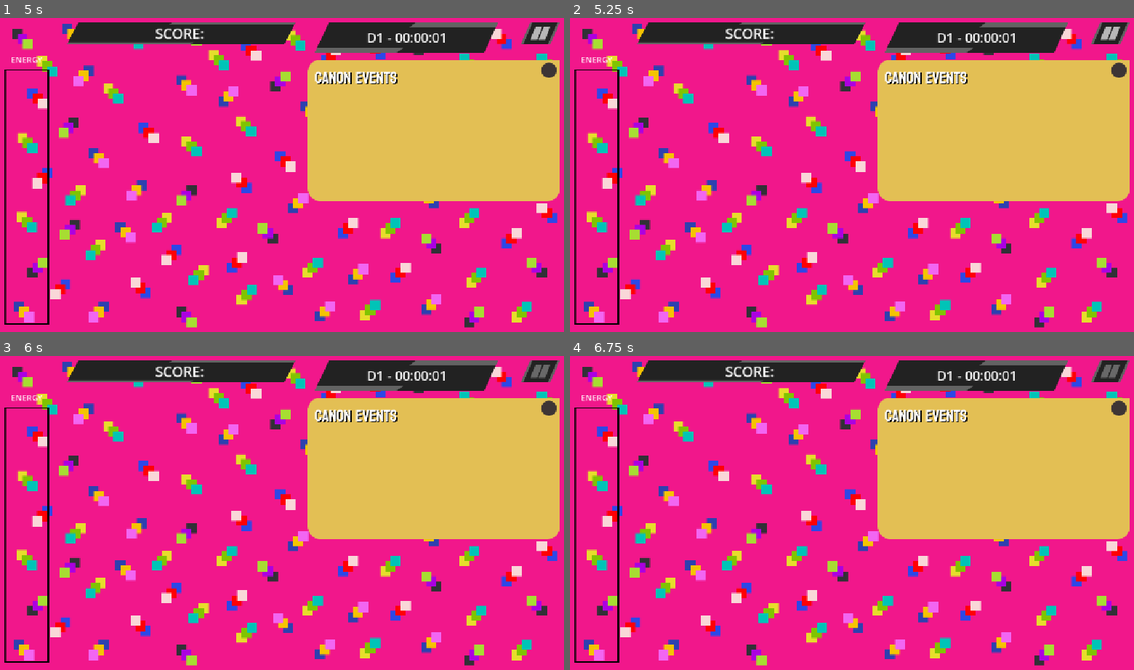
Above: before the commit, frames 1-4 (two rows, left to right).
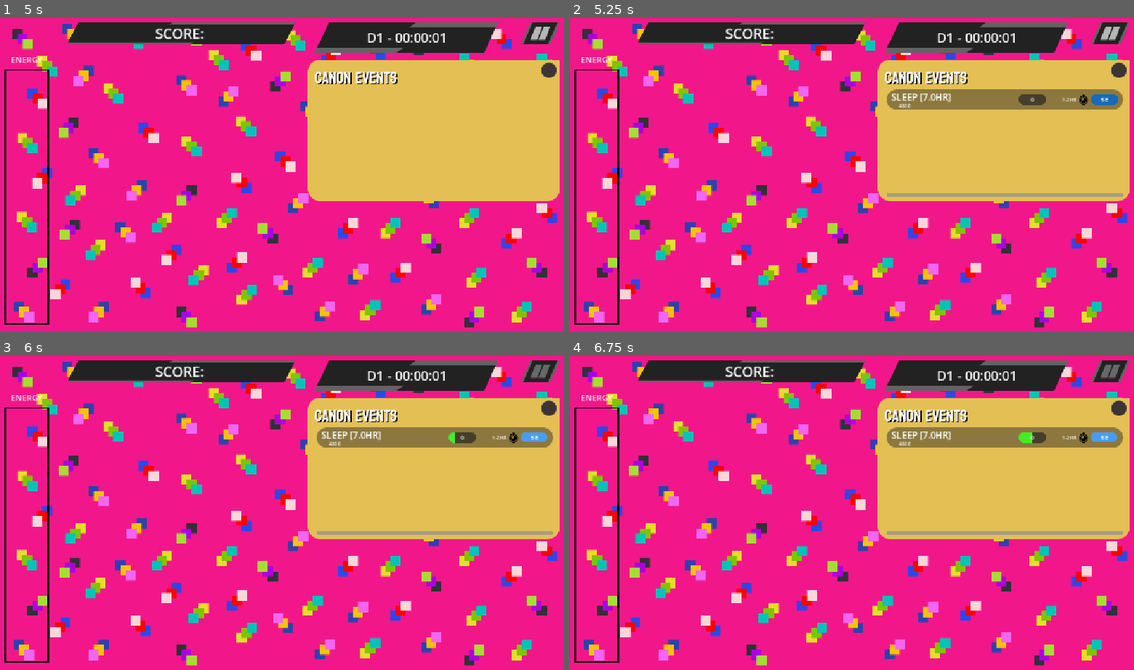
Above: after the commit, the same moments.

Repository: shi-reker/ScrollMaxxer
Game: Godot game, scene res://Scenes/main.tscn
Same seed, same stepped clock (60 frames per second), same inputs: the game is played once before the commit and once after it.
Inputs (mouse positions are in pixels of both pictures, inside the frame that each line leads up to):
- Up to frame 1 (5 s): tap Enter at 0.5, 2.75, 4.25 s; click (541, 33) at 1.25 s; tap Space at 2, 3.5 s
- Up to frame 2 (5.25 s): tap Space at 5 s
- Up to frame 3 (6 s): click (535, 437) at 5.75 s, where only the run after the commit has a clickable "5e"
- Up to frame 4 (6.75 s): click (1105, 437) at 6.5 s, where only the run after the commit has a clickable "5e"

Frame 1 is identical in both runs. In frame 2, 3.2% of the frame differs, in the area x 56-99%, y 22-57%; in frame 3, 3.2%; in frame 4, 3.2%.

Commit message:
working tasks

Diff:
--- a/Scenes/main.tscn
+++ b/Scenes/main.tscn
@@ -7,6 +7,7 @@
 [ext_resource type="Texture2D" uid="uid://dmis4cubkd2gt" path="res://assets/UI/buttons/pause button pressed.png" id="4_6bp64"]
 [ext_resource type="Texture2D" uid="uid://b3p4uvsewasng" path="res://assets/UI/buttons/pause button hover.png" id="5_344ge"]
 [ext_resource type="Texture2D" uid="uid://bdvm0fgepwchw" path="res://assets/UI/energy bar.png" id="7_344ge"]
+[ext_resource type="Script" uid="uid://bw55cdb4lj6vm" path="res://scripts/tasks/task_spawner.gd" id="8_hptm8"]
 [ext_resource type="Texture2D" uid="uid://b634dd6vetnnr" path="res://assets/UI/score display.png" id="8_ynf5e"]
 
 [sub_resource type="SystemFont" id="SystemFont_c53bp"]
@@ -108,7 +109,7 @@
 texture_pressed = ExtResource("4_6bp64")
 texture_hover = ExtResource("5_344ge")
 
-[node name="ToDoList" type="TextureRect" parent="BG layer/UI layer" unique_id=678806263]
+[node name="ToDoList" type="TextureRect" parent="BG layer/UI layer" unique_id=678806263 node_paths=PackedStringArray("container")]
 anchors_preset = -1
 anchor_left = 0.976
 anchor_top = 0.13
@@ -118,6 +119,22 @@
 offset_bottom = 280.0
 grow_horizontal = 0
 texture = ExtResource("3_kry3j")
+script = ExtResource("8_hptm8")
+container = NodePath("ScrollContainer/VBoxContainer")
+
+[node name="ScrollContainer" type="ScrollContainer" parent="BG layer/UI layer/ToDoList" unique_id=1336885851]
+layout_mode = 1
+anchors_preset = -1
+anchor_left = 0.035
+anchor_top = 0.21
+anchor_right = 0.97
+anchor_bottom = 0.97
+grow_horizontal = 2
+grow_vertical = 2
+
+[node name="VBoxContainer" type="VBoxContainer" parent="BG layer/UI layer/ToDoList/ScrollContainer" unique_id=1745222188]
+layout_mode = 2
+theme_override_constants/separation = 5
 
 [node name="MemeContainer" type="VBoxContainer" parent="BG layer/UI layer" unique_id=589829460]
 anchors_preset = 8
--- /dev/null
+++ b/Scenes/tasks.tscn
@@ -0,0 +1,155 @@
+[gd_scene format=3 uid="uid://dye4iwcxnewmg"]
+
+[ext_resource type="Texture2D" uid="uid://d35aownxap6uv" path="res://assets/UI/tasks bg.png" id="1_et2hn"]
+[ext_resource type="Texture2D" uid="uid://bfnp2fwfpvbk" path="res://assets/UI/task progress bar.png" id="2_qcn5x"]
+[ext_resource type="Texture2D" uid="uid://bguqar30gvcl" path="res://assets/UI/buttons/progress button idle.png" id="2_qmqpt"]
+[ext_resource type="Script" uid="uid://bgte6vaxsgn1i" path="res://scripts/tasks/tasks.gd" id="2_x5snx"]
+[ext_resource type="Texture2D" uid="uid://dvh7vx217cqvk" path="res://assets/UI/buttons/progress button pressed.png" id="3_tnxfn"]
+[ext_resource type="Texture2D" uid="uid://c0treun1h0rdd" path="res://assets/UI/task progress bar 2.png" id="3_x5snx"]
+[ext_resource type="Texture2D" uid="uid://c73et24m04wcl" path="res://assets/UI/watch icon.png" id="4_0eaug"]
+[ext_resource type="Texture2D" uid="uid://ck7dlm106hasw" path="res://assets/UI/buttons/progress button hover.png" id="4_qcn5x"]
+
+[sub_resource type="LabelSettings" id="LabelSettings_pkeh2"]
+line_spacing = 0.0
+font_size = 18
+
+[sub_resource type="SystemFont" id="SystemFont_c53bp"]
+subpixel_positioning = 0
+
+[sub_resource type="LabelSettings" id="LabelSettings_53qbn"]
+font = SubResource("SystemFont_c53bp")
+font_size = 9
+
+[sub_resource type="LabelSettings" id="LabelSettings_vrt4m"]
+font_size = 12
+
+[sub_resource type="LabelSettings" id="LabelSettings_y8knx"]
+font_size = 10
+
+[sub_resource type="LabelSettings" id="LabelSettings_h6juf"]
+font_size = 12
+
+[node name="Task" type="TextureRect" unique_id=500604406 node_paths=PackedStringArray("taskTitle", "taskDue", "taskPBar", "taskPNum", "taskPDur", "taskPCost")]
+offset_right = 468.0
+offset_bottom = 30.0
+texture = ExtResource("1_et2hn")
+script = ExtResource("2_x5snx")
+taskTitle = NodePath("HBoxContainer/titles/TaskTitle")
+taskDue = NodePath("HBoxContainer/titles/TaskSubtitle")
+taskPBar = NodePath("HBoxContainer/HBoxContainer/ProgressBar")
+taskPNum = NodePath("HBoxContainer/HBoxContainer/ProgressBar/Label")
+taskPDur = NodePath("HBoxContainer/HBoxContainer/HBoxContainer/ProgressDur")
+taskPCost = NodePath("HBoxContainer/HBoxContainer/HBoxContainer/ProgressButton/Label")
+
+[node name="HBoxContainer" type="HBoxContainer" parent="." unique_id=1436943226]
+layout_mode = 1
+anchors_preset = 8
+anchor_left = 0.5
+anchor_top = 0.5
+anchor_right = 0.5
+anchor_bottom = 0.5
+offset_left = -225.0
+offset_top = -15.0
+offset_right = 225.0
+offset_bottom = 15.0
+grow_horizontal = 2
+grow_vertical = 2
+theme_override_constants/separation = 0
+
+[node name="titles" type="VBoxContainer" parent="HBoxContainer" unique_id=990017564]
+custom_minimum_size = Vector2(252, 30)
+layout_mode = 2
+offset_transform_enabled = true
+theme_override_constants/separation = -2
+alignment = 1
+
+[node name="TaskTitle" type="Label" parent="HBoxContainer/titles" unique_id=284753327]
+custom_minimum_size = Vector2(252, 18)
+layout_mode = 2
+text = "Task"
+label_settings = SubResource("LabelSettings_pkeh2")
+vertical_alignment = 3
+autowrap_mode = 3
+uppercase = true
+
+[node name="TaskSubtitle" type="Label" parent="HBoxContainer/titles" unique_id=2119757336]
+custom_minimum_size = Vector2(222, 12)
+layout_mode = 2
+size_flags_horizontal = 4
+text = "1D left"
+label_settings = SubResource("LabelSettings_53qbn")
+vertical_alignment = 1
+autowrap_mode = 3
+uppercase = true
+
+[node name="HBoxContainer" type="HBoxContainer" parent="HBoxContainer" unique_id=52916707]
+layout_mode = 2
+size_flags_vertical = 4
+theme_override_constants/separation = 31
+
+[node name="ProgressBar" type="TextureProgressBar" parent="HBoxContainer/HBoxContainer" unique_id=833837614]
+layout_mode = 2
+texture_under = ExtResource("2_qcn5x")
+texture_progress = ExtResource("3_x5snx")
+
+[node name="Label" type="Label" parent="HBoxContainer/HBoxContainer/ProgressBar" unique_id=107224164]
+custom_minimum_size = Vector2(55, 12)
+layout_mode = 1
+anchors_preset = 8
+anchor_left = 0.5
+anchor_top = 0.5
+anchor_right = 0.5
+anchor_bottom = 0.5
+offset_left = -27.5
+offset_top = -8.5
+offset_right = 27.5
+offset_bottom = 8.5
+grow_horizontal = 2
+grow_vertical = 2
+text = "0%"
+label_settings = SubResource("LabelSettings_vrt4m")
+horizontal_alignment = 1
+vertical_alignment = 1
+uppercase = true
+
+[node name="HBoxContainer" type="HBoxContainer" parent="HBoxContainer/HBoxContainer" unique_id=605554587]
+layout_mode = 2
+
+[node name="ProgressDur" type="Label" parent="HBoxContainer/HBoxContainer/HBoxContainer" unique_id=1937243346]
+layout_mode = 2
+text = "1-2hr"
+label_settings = SubResource("LabelSettings_y8knx")
+uppercase = true
+
+[node name="TimerIcon" type="TextureRect" parent="HBoxContainer/HBoxContainer/HBoxContainer" unique_id=2045178293]
+layout_mode = 2
+size_flags_vertical = 4
+texture = ExtResource("4_0eaug")
+
+[node name="ProgressButton" type="TextureButton" parent="HBoxContainer/HBoxContainer/HBoxContainer" unique_id=486987844]
+layout_mode = 2
+texture_normal = ExtResource("2_qmqpt")
+texture_pressed = ExtResource("3_tnxfn")
+texture_hover = ExtResource("4_qcn5x")
+
+[node name="Label" type="Label" parent="HBoxContainer/HBoxContainer/HBoxContainer/ProgressButton" unique_id=1816889474]
+custom_minimum_size = Vector2(55, 12)
+layout_mode = 1
+anchors_preset = 8
+anchor_left = 0.5
+anchor_top = 0.5
+anchor_right = 0.5
+anchor_bottom = 0.5
+offset_left = -27.5
+offset_top = -8.5
+offset_right = 27.5
+offset_bottom = 8.5
+grow_horizontal = 2
+grow_vertical = 2
+text = "5e"
+label_settings = SubResource("LabelSettings_h6juf")
+horizontal_alignment = 1
+vertical_alignment = 1
+uppercase = true
+
+[connection signal="pressed" from="HBoxContainer/HBoxContainer/HBoxContainer/ProgressButton" to="." method="_on_progres_pressed"]
--- /dev/null
+++ b/resources/tasks/FriendInv1_res.tres
@@ -0,0 +1,10 @@
+[gd_resource type="Resource" script_class="Task_base" format=3 uid="uid://ctf02d3dnl7mp"]
+
+[ext_resource type="Script" uid="uid://beqmt15xrtaio" path="res://resources/tasks/task_base_res.gd" id="1_0brpt"]
+
+[resource]
+script = ExtResource("1_0brpt")
+taskTitle = "Friend Invite 1"
+taskLen = 360.0
+taskDue = 480.0
+metadata/_custom_type_script = "uid://beqmt15xrtaio"
--- /dev/null
+++ b/resources/tasks/Funeral_res.tres
@@ -0,0 +1,10 @@
+[gd_resource type="Resource" script_class="Task_base" format=3 uid="uid://doxbvbiyu3ngk"]
+
+[ext_resource type="Script" uid="uid://beqmt15xrtaio" path="res://resources/tasks/task_base_res.gd" id="1_ekblr"]
+
+[resource]
+script = ExtResource("1_ekblr")
+taskTitle = "Attend Funeral"
+taskLen = 120.0
+taskDue = 720.0
+metadata/_custom_type_script = "uid://beqmt15xrtaio"
--- /dev/null
+++ b/resources/tasks/GroupP1_res.tres
@@ -0,0 +1,10 @@
+[gd_resource type="Resource" script_class="Task_base" format=3 uid="uid://bu1qlnyidx8wb"]
+
+[ext_resource type="Script" uid="uid://beqmt15xrtaio" path="res://resources/tasks/task_base_res.gd" id="1_8sg7r"]
+
+[resource]
+script = ExtResource("1_8sg7r")
+taskTitle = "Group Project 1"
+taskLen = 600.0
+taskDue = 5760.0
+metadata/_custom_type_script = "uid://beqmt15xrtaio"
--- /dev/null
+++ b/resources/tasks/Sleep_res.tres
@@ -0,0 +1,10 @@
+[gd_resource type="Resource" script_class="Task_base" format=3 uid="uid://d4arp4w374m28"]
+
+[ext_resource type="Script" uid="uid://beqmt15xrtaio" path="res://resources/tasks/task_base_res.gd" id="1_mdxiu"]
+
+[resource]
+script = ExtResource("1_mdxiu")
+taskTitle = "Sleep"
+taskLen = 420.0
+taskDue = 480.0
+metadata/_custom_type_script = "uid://beqmt15xrtaio"
--- /dev/null
+++ b/resources/tasks/cleanup_res.tres
@@ -0,0 +1,10 @@
+[gd_resource type="Resource" script_class="Task_base" format=3 uid="uid://dbixgxaeyrw2c"]
+
+[ext_resource type="Script" uid="uid://beqmt15xrtaio" path="res://resources/tasks/task_base_res.gd" id="1_iyage"]
+
+[resource]
+script = ExtResource("1_iyage")
+taskTitle = "Clean the Room"
+taskLen = 20.0
+taskDue = 90.0
+metadata/_custom_type_script = "uid://beqmt15xrtaio"
--- /dev/null
+++ b/resources/tasks/gotoclass_res.tres
@@ -0,0 +1,10 @@
+[gd_resource type="Resource" script_class="Task_base" format=3 uid="uid://smfak23bq2tx"]
+
+[ext_resource type="Script" uid="uid://beqmt15xrtaio" path="res://resources/tasks/task_base_res.gd" id="1_7v5u1"]
+
+[resource]
+script = ExtResource("1_7v5u1")
+taskTitle = "Go to Class"
+taskLen = 150.0
+taskDue = 60.0
+metadata/_custom_type_script = "uid://beqmt15xrtaio"
--- /dev/null
+++ b/resources/tasks/shower_res.tres
@@ -0,0 +1,10 @@
+[gd_resource type="Resource" script_class="Task_base" format=3 uid="uid://3tnswy7wf3fl"]
+
+[ext_resource type="Script" uid="uid://beqmt15xrtaio" path="res://resources/tasks/task_base_res.gd" id="1_x12rk"]
+
+[resource]
+script = ExtResource("1_x12rk")
+taskTitle = "Shower"
+taskLen = 10.0
+taskDue = 120.0
+metadata/_custom_type_script = "uid://beqmt15xrtaio"
--- /dev/null
+++ b/resources/tasks/task_base_res.gd
@@ -0,0 +1,6 @@
+extends Resource
+class_name Task_base
+
+@export var taskTitle:String
+@export var taskLen:float
+@export var taskDue:float
--- /dev/null
+++ b/scripts/tasks/task_spawner.gd
@@ -0,0 +1,14 @@
+extends TextureRect
+
+@export var container:VBoxContainer
+
+var task = preload("res://Scenes/tasks.tscn")
+var count:float = 0
+
+func _process(delta: float) -> void:
+	count +=delta
+	print_debug(count)
+	if count >= 5:
+		var newTask = task.instantiate()
+		container.add_child(newTask)
+		count = 0
--- /dev/null
+++ b/scripts/tasks/tasks.gd
@@ -0,0 +1,39 @@
+extends TextureRect
+class_name Task
+
+@export var taskTitle:Label
+@export var taskDue:Label
+@export var taskPBar:TextureProgressBar
+@export var taskPNum:Label
+@export var taskPDur:Label
+@export var taskPCost:Label
+#@export var taskPButton:TextureButton
+var taskDetails:Task_base
+var isInstant:bool = true
+
+func _ready() -> void:
+	taskDetails = load("res://resources/tasks/Sleep_res.tres")
+	var tt = taskDetails.taskTitle
+	var tl = str(taskDetails.taskLen/60)
+	taskTitle.text = tt + " [" + tl +"hr]"
+	taskDue.text = str(taskDetails.taskDue)
+	taskPNum.text = "0"
+	if taskDetails.taskLen < 60:
+		taskPDur.text = "1hr"
+	else:
+		taskPDur.text = "1-2hr"
+		isInstant = false
+	taskPCost.text = "5e"
+	taskPBar.min_value = 0
+	taskPBar.max_value = 100
+	taskPBar.value = 0
+
+func _on_progres_pressed() -> void:
+	if isInstant:
+		taskPBar.value += 100
+	else:
+		var randDur = randi_range(60, 120)
+		taskPBar.value += 100 - (((taskDetails.taskLen - randDur)/taskDetails.taskLen)*100)
+
+	if taskPBar.value == 100:
+		queue_free()
Binary file added: assets/UI/buttons/progress button hover.png
Not shown, added: assets/UI/buttons/progress button hover.png.import
Binary file added: assets/UI/buttons/progress button idle.png
Not shown, added: assets/UI/buttons/progress button idle.png.import
Binary file added: assets/UI/buttons/progress button pressed.png
Not shown, added: assets/UI/buttons/progress button pressed.png.import
Binary file added: assets/UI/task progress bar 2.png
Not shown, added: assets/UI/task progress bar 2.png.import
Binary file added: assets/UI/task progress bar.png
Not shown, added: assets/UI/task progress bar.png.import
Binary file added: assets/UI/tasks bg.png
Not shown, added: assets/UI/tasks bg.png.import
(and 5 more such lines)
